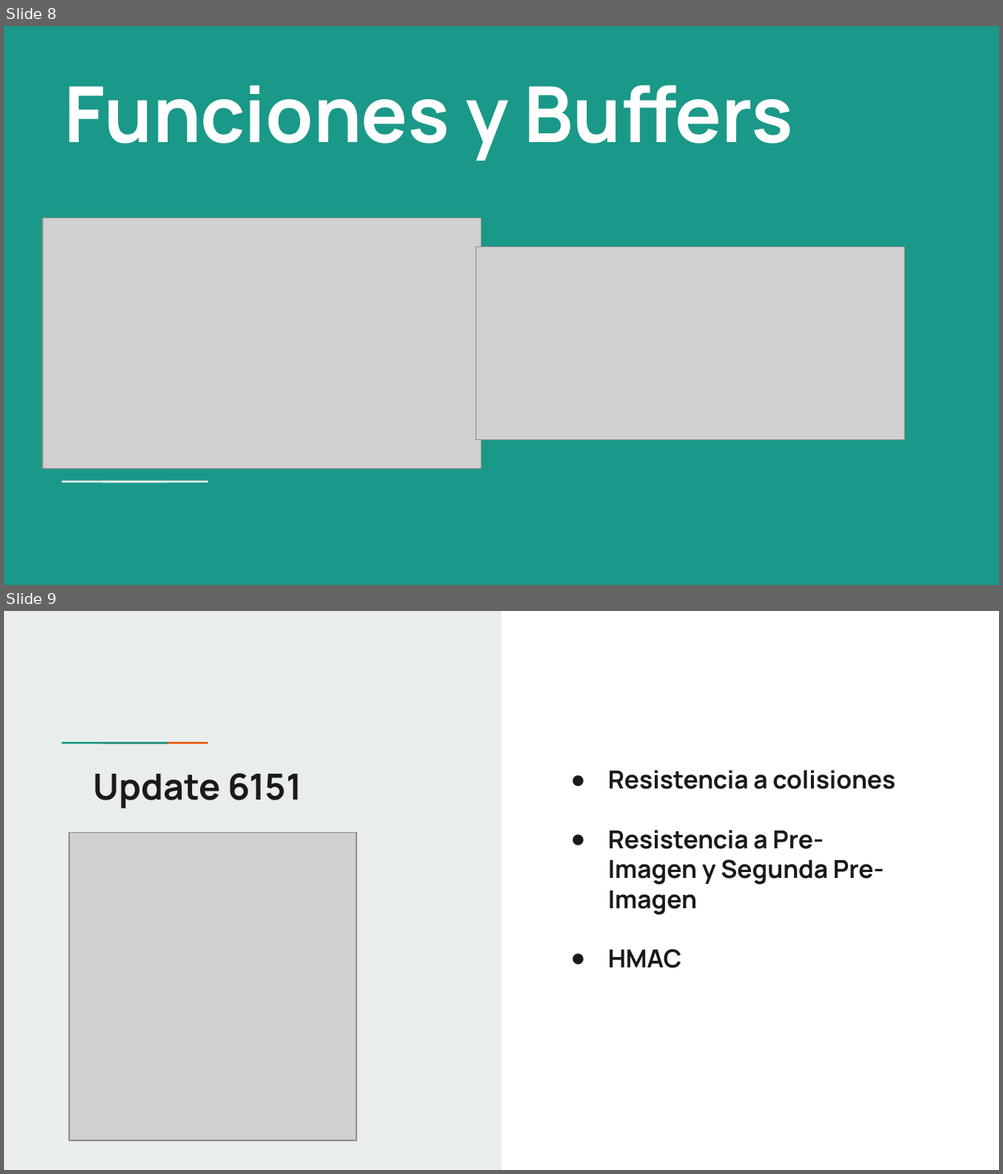
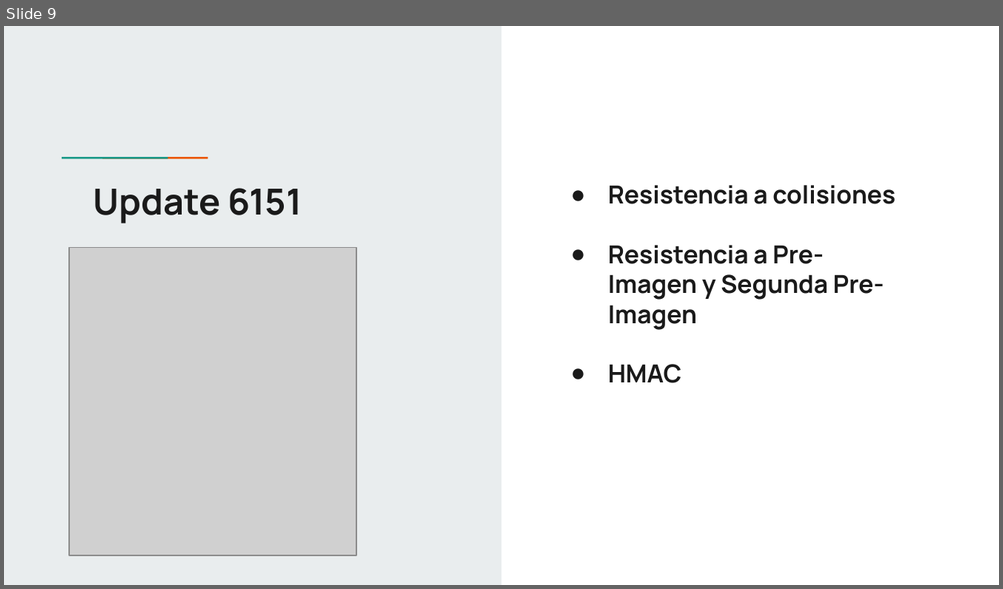
Before and after one commit to RVLareu/IntroASistemasDistribuidos, a slide deck: TrabajoPractico1/Presentacion/MD5.pptx. Shown one above the other, each under a label of ours: slides 8 and 9 before the commit, slide 9 after it. The pictures are 1003x1174 and 1003x589 pixels, drawn with LibreOffice and Linux fonts; fonts in the diff are those of the drawing; grey boxes stand for pictures. Boxes give left, top, right and bottom in pixels: in the first picture for what was removed or moved away, otherwise in the second. Text is boxed around its words. In the diff, an @@ line names an element or a change of style, - is before the commit and + after.

```diff
--- a/TrabajoPractico1/Presentacion/MD5.pptx
+++ b/TrabajoPractico1/Presentacion/MD5.pptx
@@ slide 8 removed at (x1=4, y1=26, x2=999, y2=585), background #1A9988 @@
@@ title removed at (x1=64, y1=85, x2=793, y2=161) @@
-Funciones y Buffers
@@ picture removed at (x1=42, y1=218, x2=481, y2=469) @@
@@ picture removed at (x1=475, y1=247, x2=904, y2=440) @@
@@ rectangle removed at (x1=94, y1=480, x2=135, y2=485) @@
@@ rectangle removed at (x1=134, y1=480, x2=175, y2=485) @@
```
Also in this commit, not shown: 1 slide changed, 2 slides added, 1 other slide removed.
